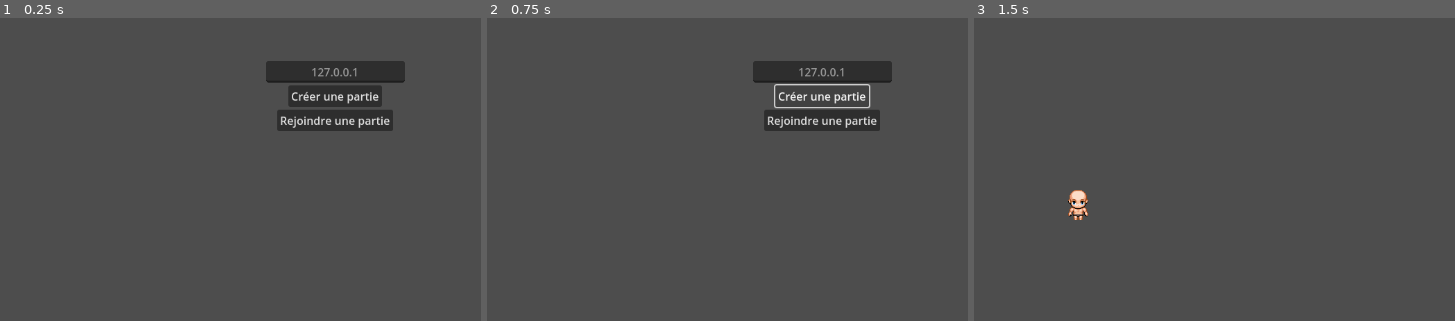
Above: before the commit, frames 1-3 (left to right).
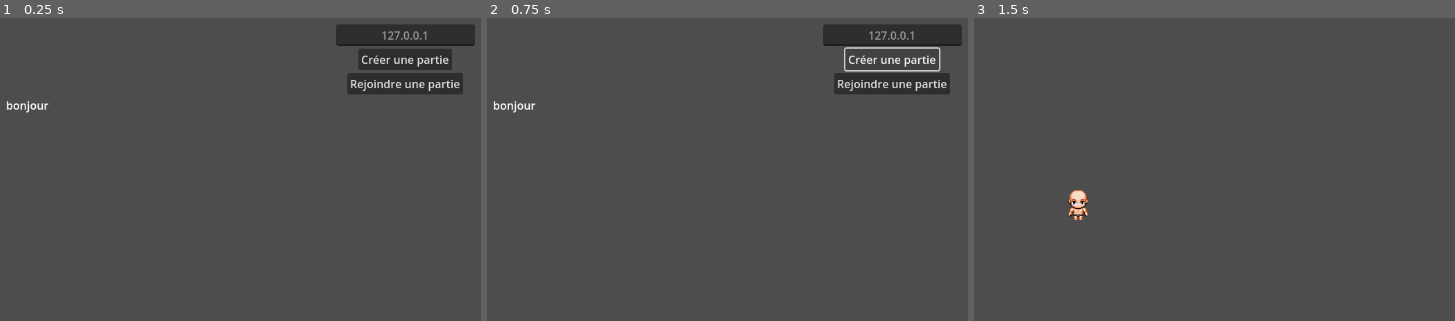
Above: after the commit, the same moments.

Repository: coeyn/greed_island_mmorpg
Game: Godot game, scene res://scenes/main_menu.tscn
Same seed, same stepped clock (60 frames per second), same inputs: the game is played once before the commit and once after it.
Inputs:
- Up to frame 1 (0.25 s): no input
- Up to frame 2 (0.75 s): click "Créer une partie" at 0.5 s
- Up to frame 3 (1.5 s): click "Rejoindre une partie" at 1.25 s

The runs differ from the first frame. In frame 1, 8.1% of the frame differs, in the area x 1-99%, y 2-38%; in frame 2, 6.9%; in frame 3, nothing differs.

Commit message:
test git telephone

Diff:
--- a/scenes/main_menu.tscn
+++ b/scenes/main_menu.tscn
@@ -16,6 +16,10 @@
 anchors_preset = 15
 anchor_right = 1.0
 anchor_bottom = 1.0
+offset_left = 101.0
+offset_top = -40.0
+offset_right = 101.0
+offset_bottom = -40.0
 grow_horizontal = 2
 grow_vertical = 2
 alignment = 1
@@ -39,3 +43,8 @@
 size_flags_horizontal = 4
 size_flags_vertical = 4
 text = "Rejoindre une partie"
+
+[node name="RichTextLabel" type="RichTextLabel" parent="VBoxContainer"]
+layout_mode = 2
+text = "bonjour"
+fit_content = true
